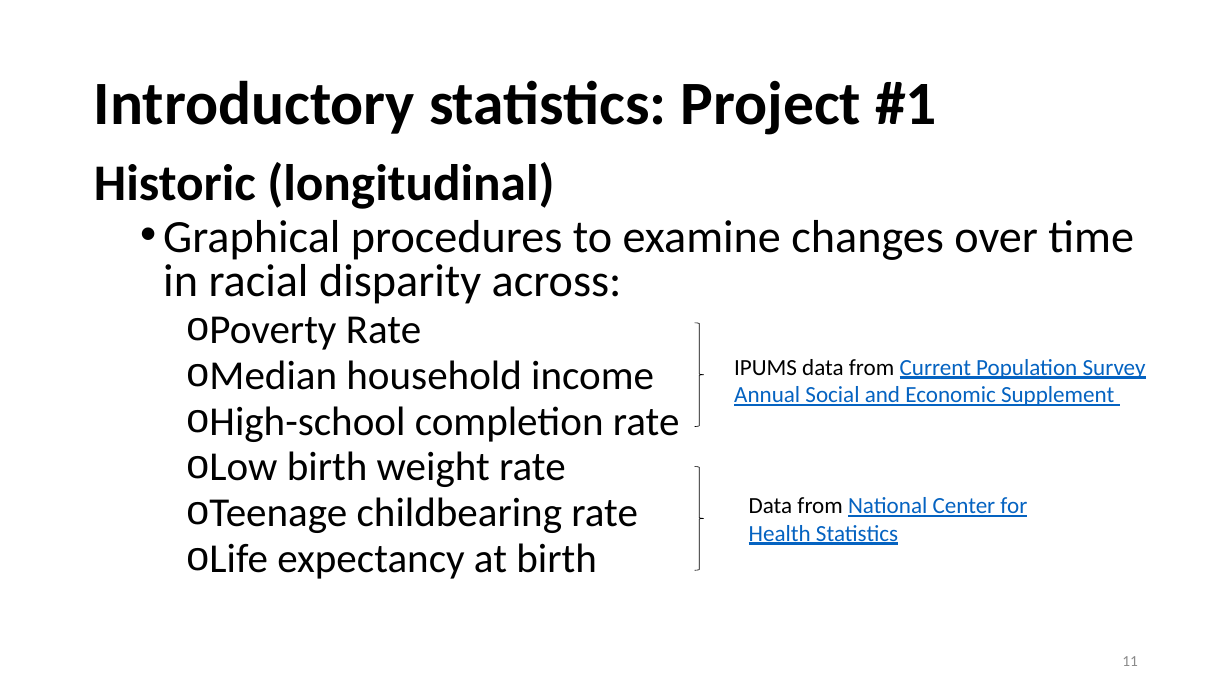
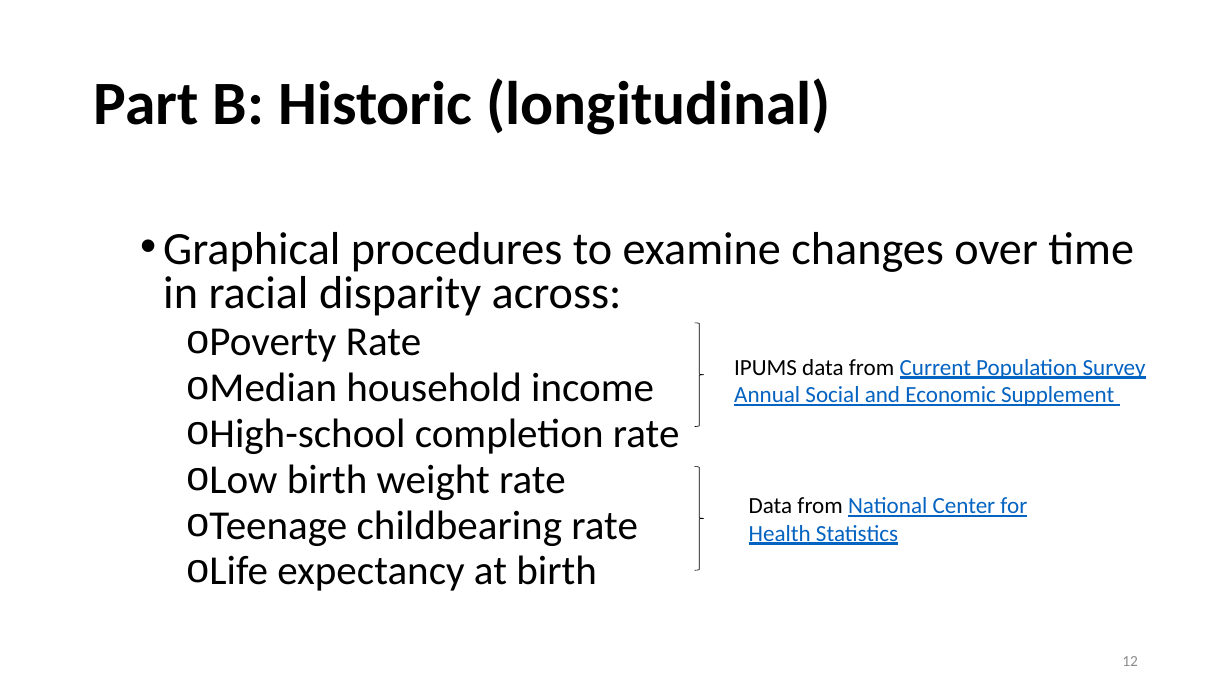
Before and after one commit to silasbergen/IASE, a slide deck: slide 12 of Presentation.pptx (slide 11 before the commit). Drawn at 1232x693 pixels with LibreOffice and Linux fonts; fonts in the diff are those of the drawing. Boxes give left, top, right and bottom in pixels: in the first picture for what was removed or moved away, otherwise in the second. Text is boxed around its words. In the diff, an @@ line names an element or a change of style, - is before the commit and + after.

```diff
--- a/Presentation.pptx
+++ b/Presentation.pptx
@@ title at box(94, 78, 831, 135): text changed @@
-Introductory statistics: Project #1
+Part B: Historic (longitudinal)
@@ text at box(94, 162, 554, 209): paragraph removed @@
-Historic (longitudinal)
@@ page number at box(1122, 656, 1138, 666): text changed @@
-11
+12
```
Also in this commit, not shown: 6 other slides changed, 1 slide added.
